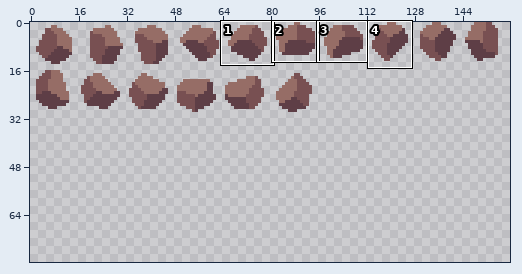
A sprite sheet gets an edit: assets_builders/Exports/Rocks.png. The picture above shows the old version from afar; the outline marks the close-up.
Close-up. Earlier state:
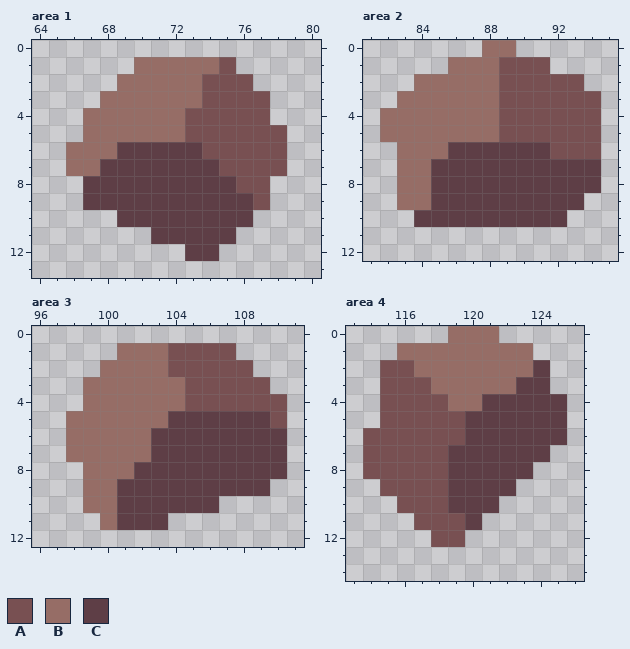
The file is 160x32 pixels. Shown: area 1: x 64..80, y 0..13; area 2: x 81..95, y 0..12; area 3: x 96..111, y 0..12; area 4: x 113..126, y 0..14. The old version is drawn lined up with the new one, on the new canvas. The commit also changed other parts of the picture, which this record leaves out.
Palette (. is transparent): A #785052  B #966d66  C #5e3e46
The result:
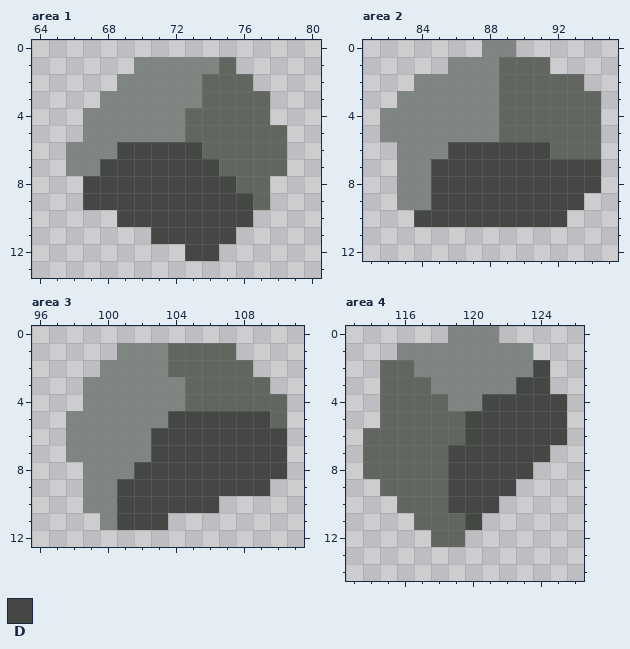
Colours new in this view: D #444743
Difference:
canvas 160x32 -> 160x80
Colour A changes from #785052 to #616661.
Colour B changes from #966d66 to #7f8580.
Area 1:
Colour D replaces colour C in row 6 at x 69 to 73; in row 7 at x 68 to 74; in row 8 at x 67 to 75; in row 9 at x 67 to 76; in row 10 at x 69 to 76; in row 11 at x 71 to 75.
Colour D replaces colour C in row 12 at x 73 to 74.
Area 2:
Colour D replaces colour C in row 6 at x 86 to 91; in rows 7 to 8 at x 85 to 94; in row 9 at x 85 to 93; in row 10 at x 84 to 92.
Area 3:
Colour D replaces colour C in row 5 at x 104 to 109; in rows 6 to 7 at x 103 to 110; in row 8 at x 102 to 110; in row 9 at x 101 to 109; in row 10 at x 101 to 106; in row 11 at x 101 to 103.
Area 4:
Colour D replaces colour C in row 2 at x 124; in row 3 at x 123 to 124; in row 4 at x 121 to 125; in rows 5 to 6 at x 120 to 125; in row 7 at x 119 to 124; in row 8 at x 119 to 123.
Colour D replaces colour C in row 9 at x 119 to 122; in row 10 at x 119 to 121; in row 11 at x 120.
Pixel boxes of the changes (left, top, right, bottom) in both close-ups:
changed: (66, 57, 287, 261)
changed: (380, 40, 601, 227)
changed: (66, 343, 287, 530)
changed: (363, 326, 567, 547)
